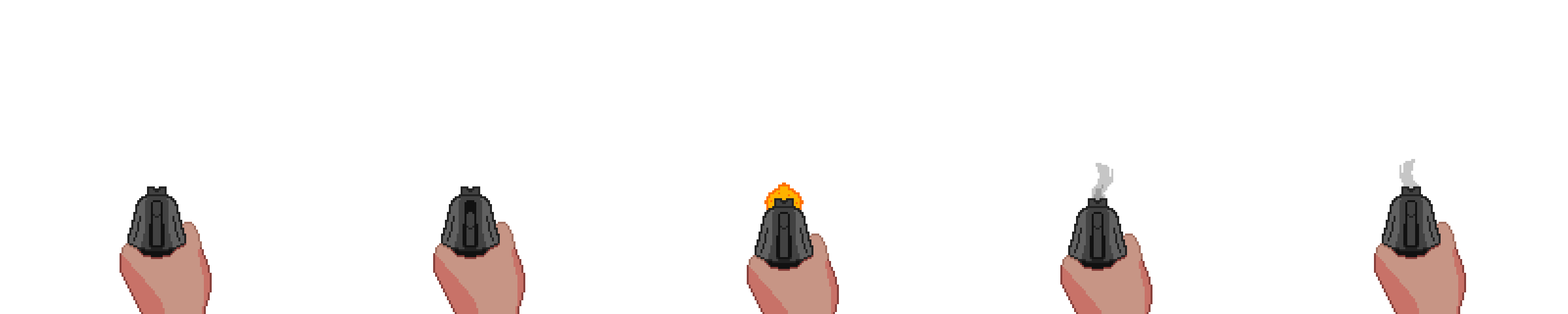
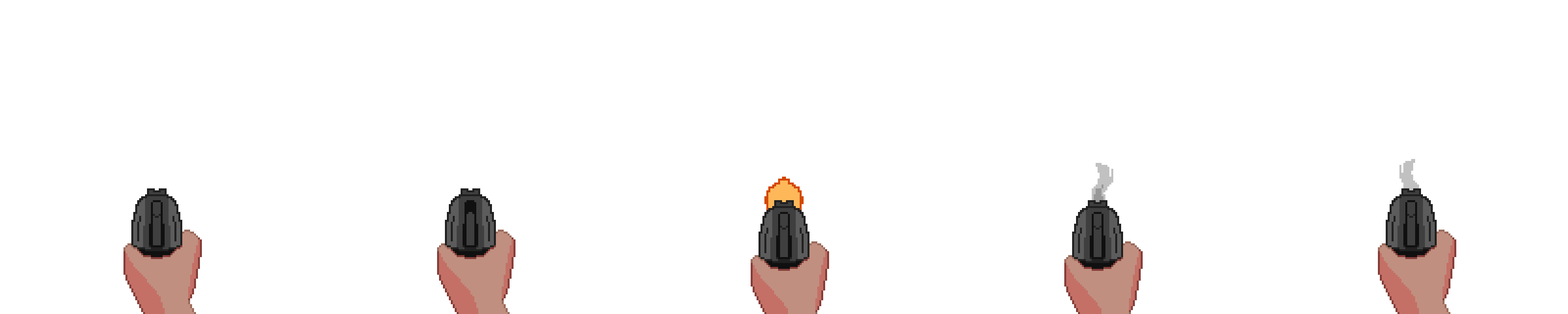
Layers edited between the first and the second 1568 x 314 image:
renamed "5" to "Gun", painted on it over [123, 158, 1467, 314]
removed layer "4" over [1060, 162, 1153, 314]
removed layer "3" over [746, 182, 839, 314]
removed layer "2" over [433, 186, 526, 314]
removed layer "1" over [119, 186, 212, 314]
